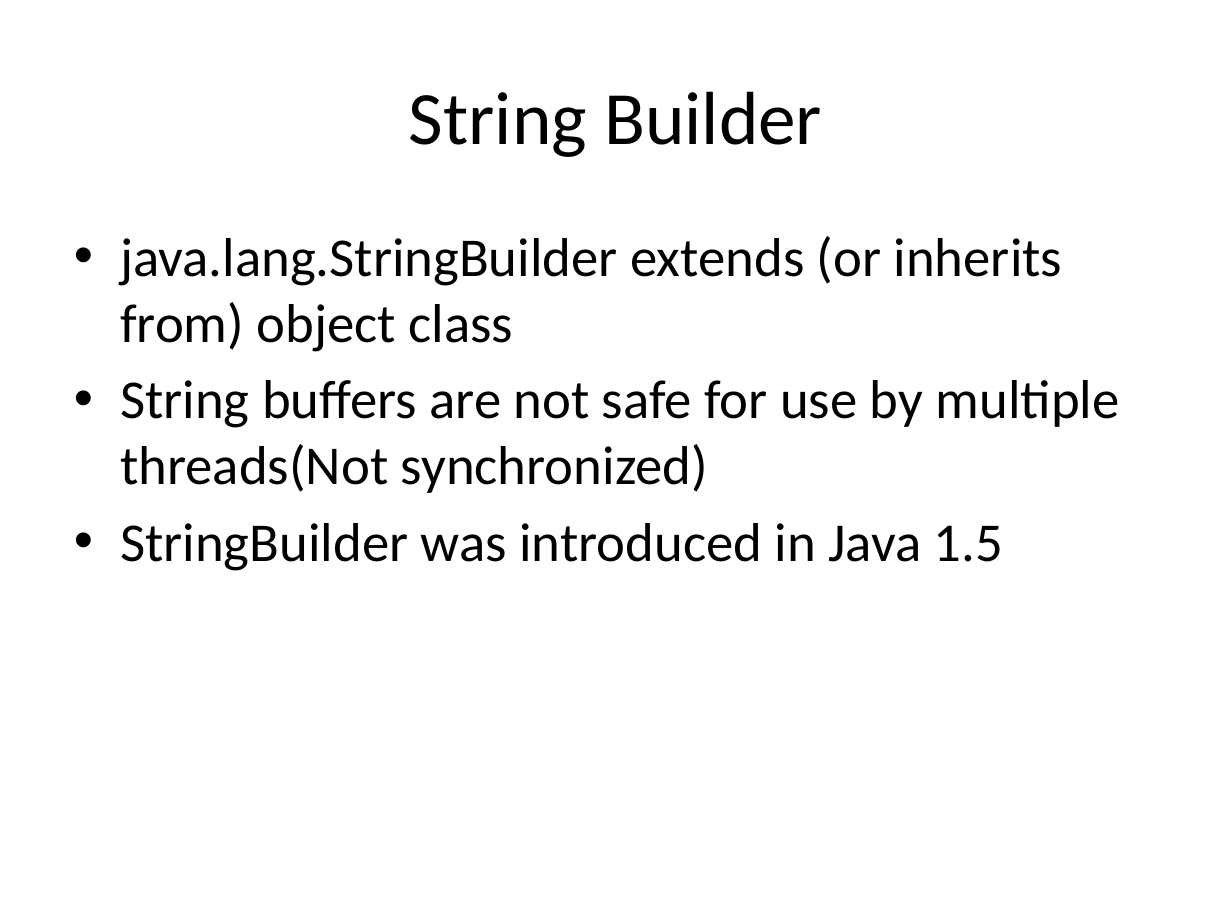
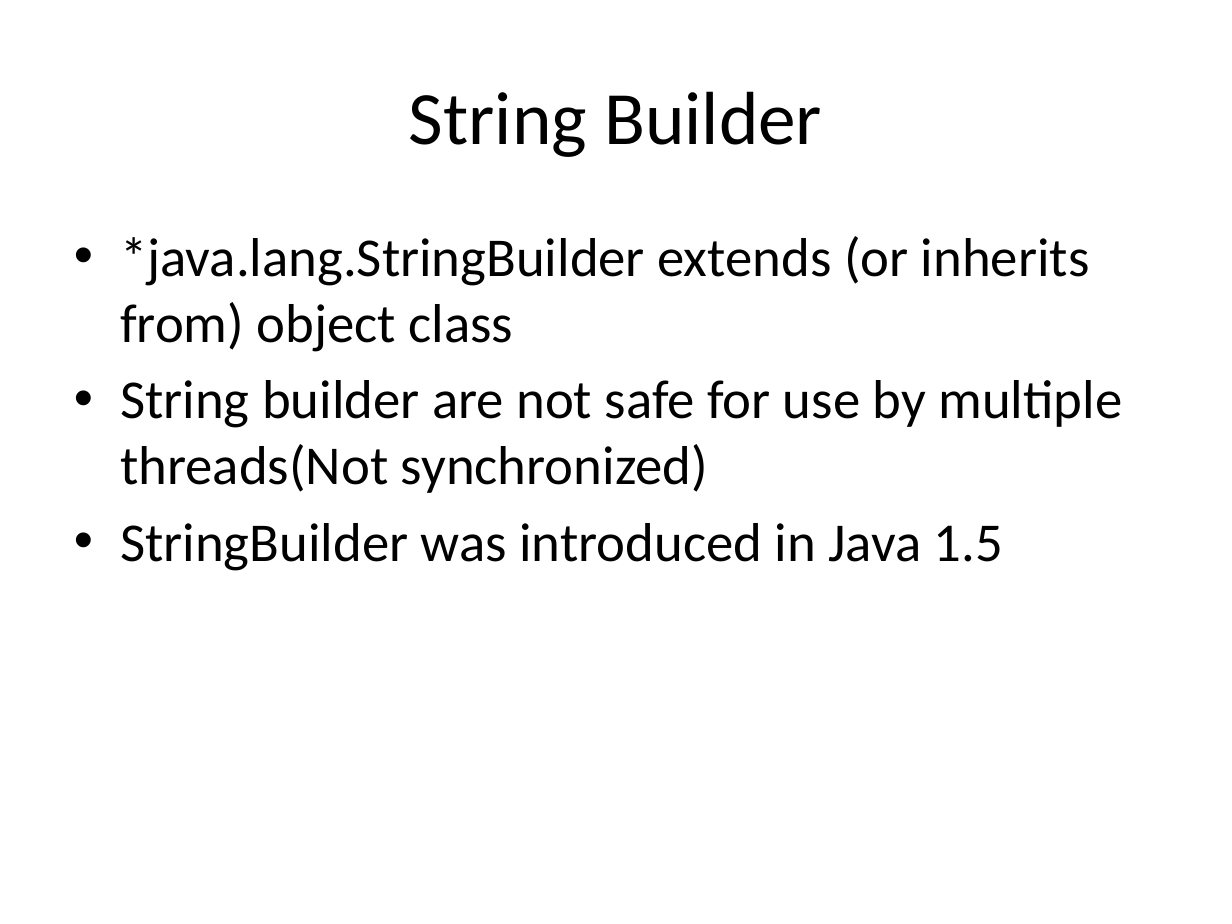
Before and after one commit to BesantJ2ee/Java_09_July_2022_10_30_Batch, a slide deck: slide 9 of PowerPoints/Module_4/String_StringBuffer_StringBuilder.pptx. Drawn at 1232x924 pixels with LibreOffice and Linux fonts; fonts in the diff are those of the drawing. Boxes give left, top, right and bottom in pixels: in the first picture for what was removed or moved away, otherwise in the second. Text is boxed around its words. In the diff, an @@ line names an element or a change of style, - is before the commit and + after.

```diff
--- a/PowerPoints/Module_4/String_StringBuffer_StringBuilder.pptx
+++ b/PowerPoints/Module_4/String_StringBuffer_StringBuilder.pptx
@@ text at (x1=120, y1=236, x2=1122, y2=493): text changed @@
-• java.lang.StringBuilder extends (or inherits from) object class
-• String buffers are not safe for use by multiple threads(Not synchronized)
+• *java.lang.StringBuilder extends (or inherits from) object class
+• String builder are not safe for use by multiple threads(Not synchronized)
```
Also in this commit, not shown: 2 other slides changed, 8 other files.
